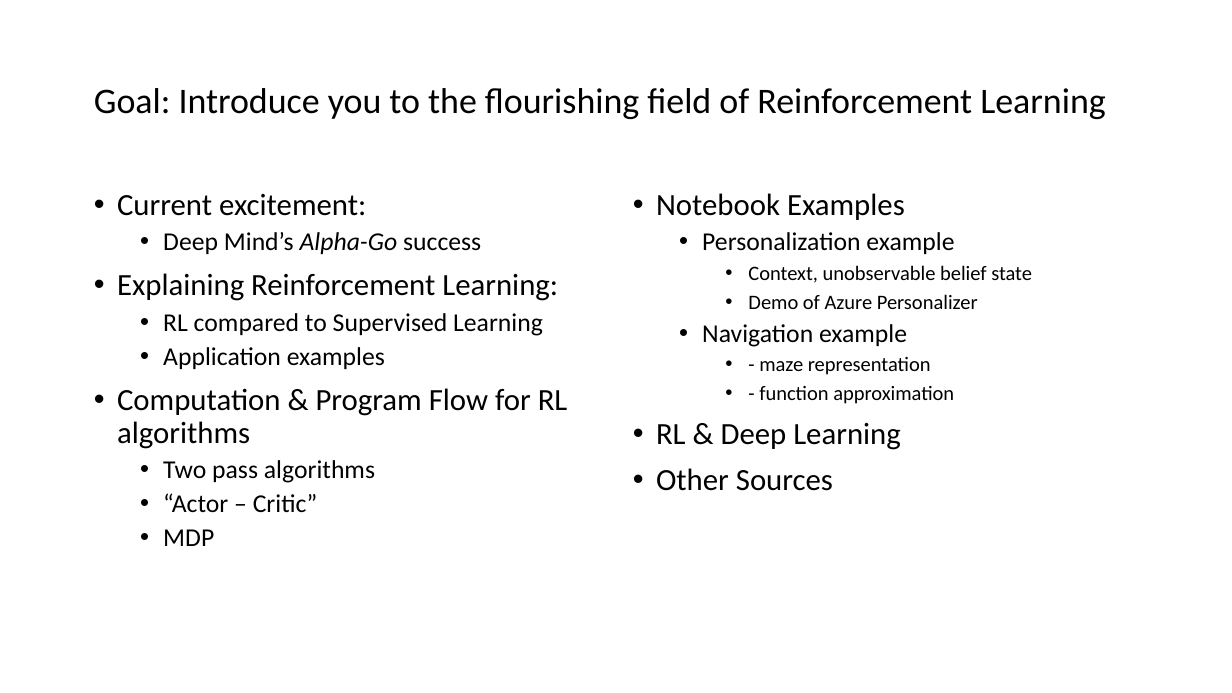
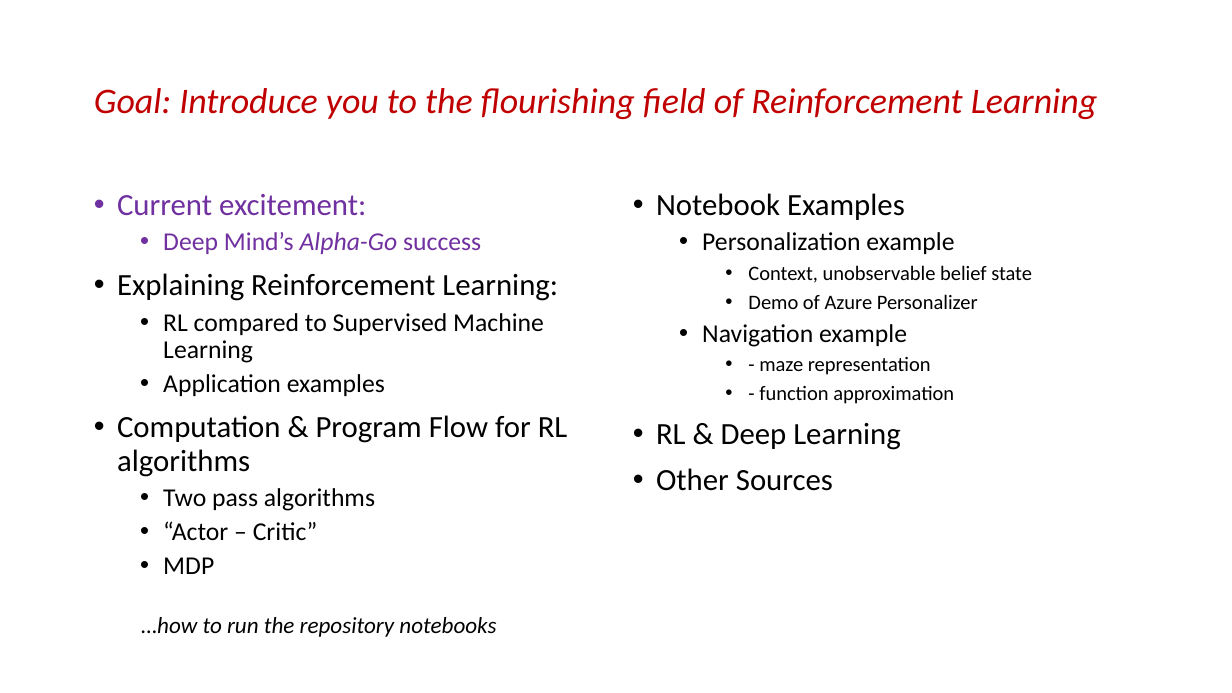
Before and after one commit to microsoft/ICSE2019, a slide deck: slide 2 of Rlearning/RL_ICSE.pptx. Drawn at 1232x693 pixels with LibreOffice and Linux fonts; fonts in the diff are those of the drawing. Boxes give left, top, right and bottom in pixels: in the first picture for what was removed or moved away, otherwise in the second. Text is boxed around its words. In the diff, an @@ line names an element or a change of style, - is before the commit and + after.

```diff
--- a/Rlearning/RL_ICSE.pptx
+++ b/Rlearning/RL_ICSE.pptx
@@ title "Goal: Introduce you to the ..." at (94,88,1098,119): text colour #000000 to #C00000, italic on @@
@@ text at (117,194,481,254): text colour #000000 to #7030A0 in "Current excitement:", "Deep Mind’s Alpha-Go success" @@
@@ text at (163,313,544,363): text changed @@
-  • RL compared to Supervised Learning
+  • RL compared to Supervised Machine Learning
@@ text added at (141,617,496,637), 18 pt, text #000000, italic @@
+…how to run the repository notebooks
```
Also in this commit, not shown: 3 other slides changed, 1 slide removed, 3 other files.
